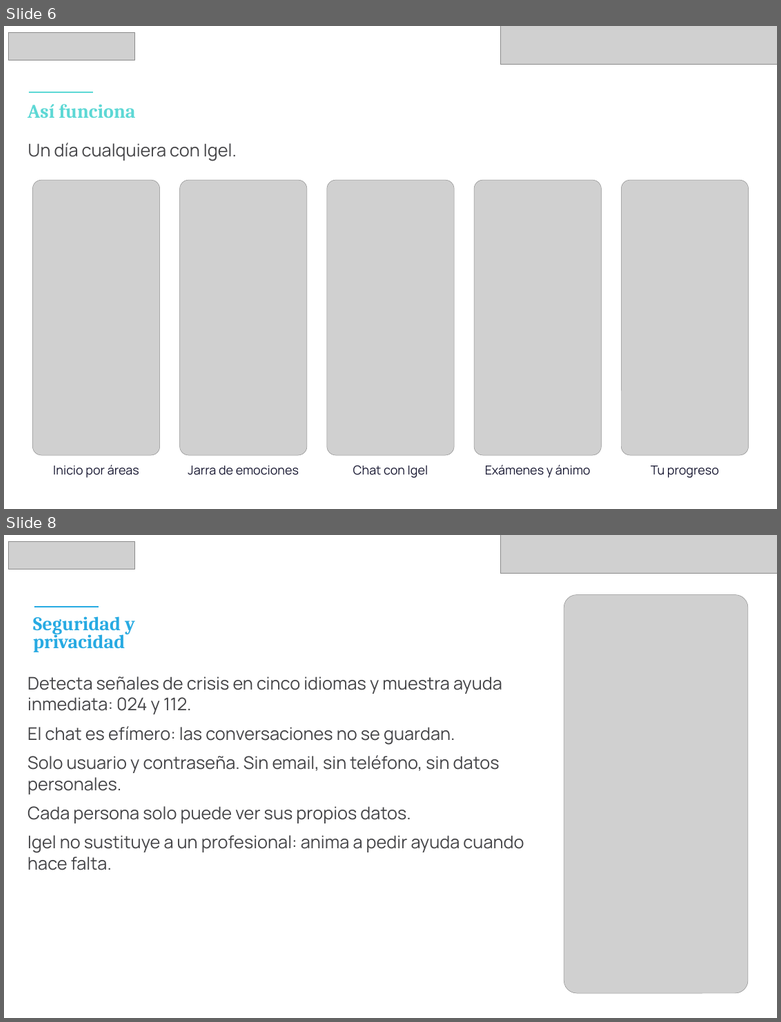
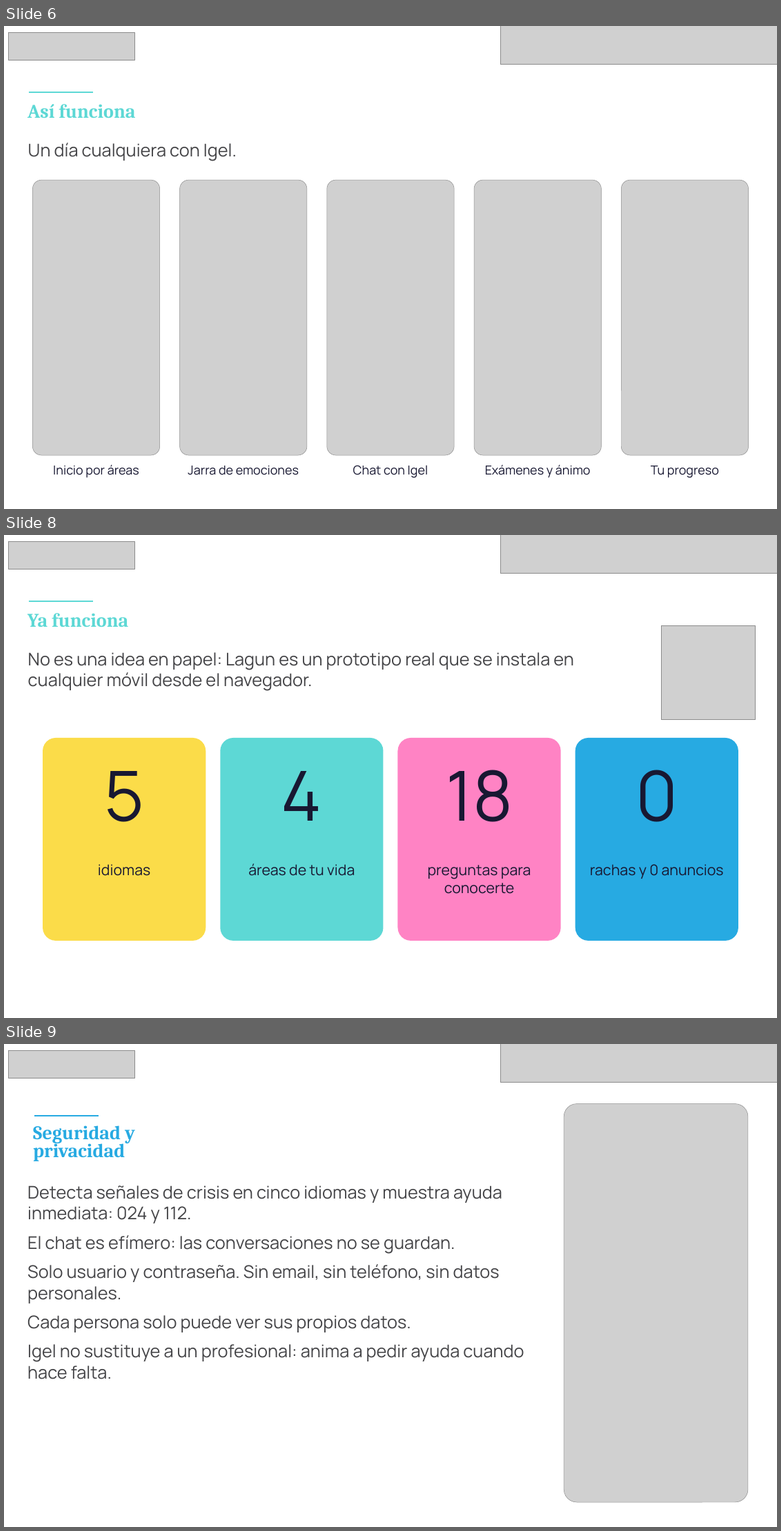
Before and after one commit to pertx1/Lagun, a slide deck: presentacion/Lagun-UNICEF-Lab-Junior.pptx. Shown one above the other, each under a label of ours: slides 6 and 8 before the commit, slides 6, 8 and 9 after it; the slides between them are not shown. The pictures are 781x1022 and 781x1531 pixels, drawn with LibreOffice and Linux fonts; fonts in the diff are those of the drawing; grey boxes stand for pictures. Boxes give left, top, right and bottom in pixels: in the first picture for what was removed or moved away, otherwise in the second. Text is boxed around its words. In the diff, an @@ line names an element or a change of style, - is before the commit and + after.

```diff
--- a/presentacion/Lagun-UNICEF-Lab-Junior.pptx
+++ b/presentacion/Lagun-UNICEF-Lab-Junior.pptx
@@ slide 8 added at [4,535,777,1018], background #FFFFFF @@
@@ rectangle added at [4,535,777,572], fill #FFFFFF @@
@@ picture added at [8,541,135,569] @@
@@ picture added at [500,535,777,574] @@
@@ text added at [27,613,128,627], 42 pt, text #5DD8D5, bold @@
+Ya funciona
@@ line added from (29, 601) to (93, 601), #5DD8D5 3 pt @@
@@ picture added at [661,625,755,719] @@
@@ text added at [28,652,574,691], 38 pt, text #444447 @@
+No es una idea en papel: Lagun es un prototipo real que se instala en cualquier móvil desde el navegador.
@@ rounded rectangle added at [43,738,205,941], fill #FBDC49 @@
@@ rounded rectangle added at [220,738,383,941], fill #5DD8D5 @@
@@ rounded rectangle added at [398,738,561,941], fill #FF83C4 @@
@@ rounded rectangle added at [575,738,738,941], fill #27AAE2 @@
@@ text added at [104,771,144,822], 150 pt, text #181832 @@
+5
@@ text added at [281,771,322,821], 150 pt, text #181832 @@
+4
@@ text added at [446,770,513,822], 150 pt, text #181832 @@
+18
@@ text added at [635,770,677,822], 150 pt, text #181832 @@
+0
@@ text added at [98,864,150,876], 32 pt, text #181832 @@
+idiomas
@@ text added at [248,863,355,876], 32 pt, text #181832 @@
+áreas de tu vida
@@ text added at [428,865,531,894], 32 pt, text #181832 @@
+preguntas para conocerte
@@ text added at [590,864,724,879], 32 pt, text #181832 @@
+rachas y 0 anuncios
@@ what was slide 8 is now slide 9 @@
```
Also in this commit, not shown: 8 slides changed, 1 other slide added.
